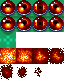
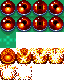
Two versions of the same layered image (64px x 80px). Layer-by-layer changes:
painted on "Layer 3" over [0, 64, 42, 80]
painted on "Layer 2" over [0, 48, 64, 64]
